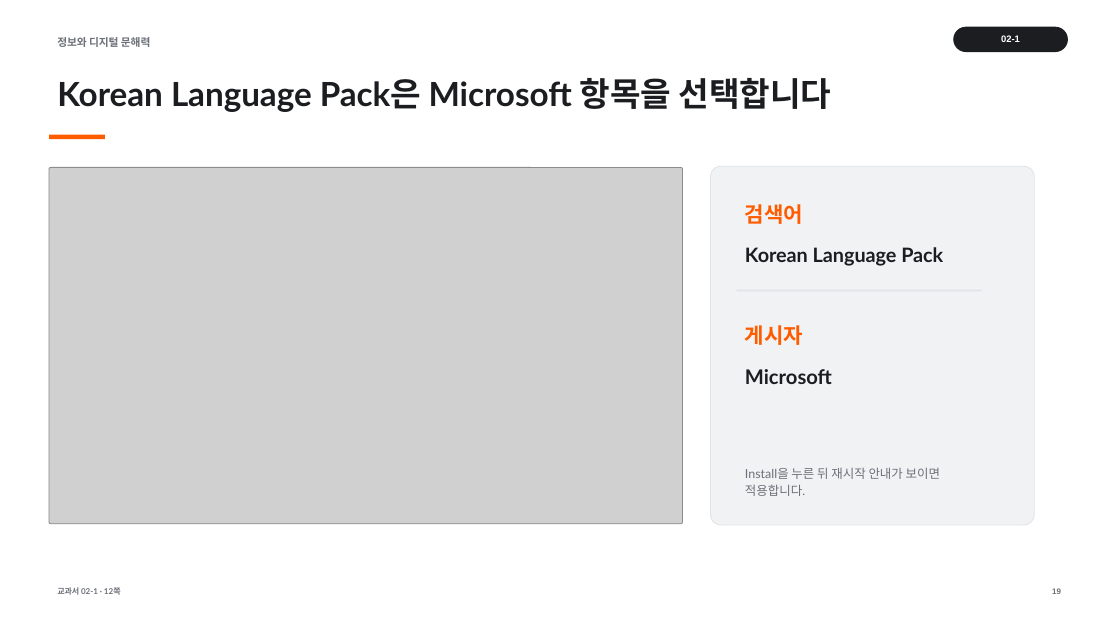
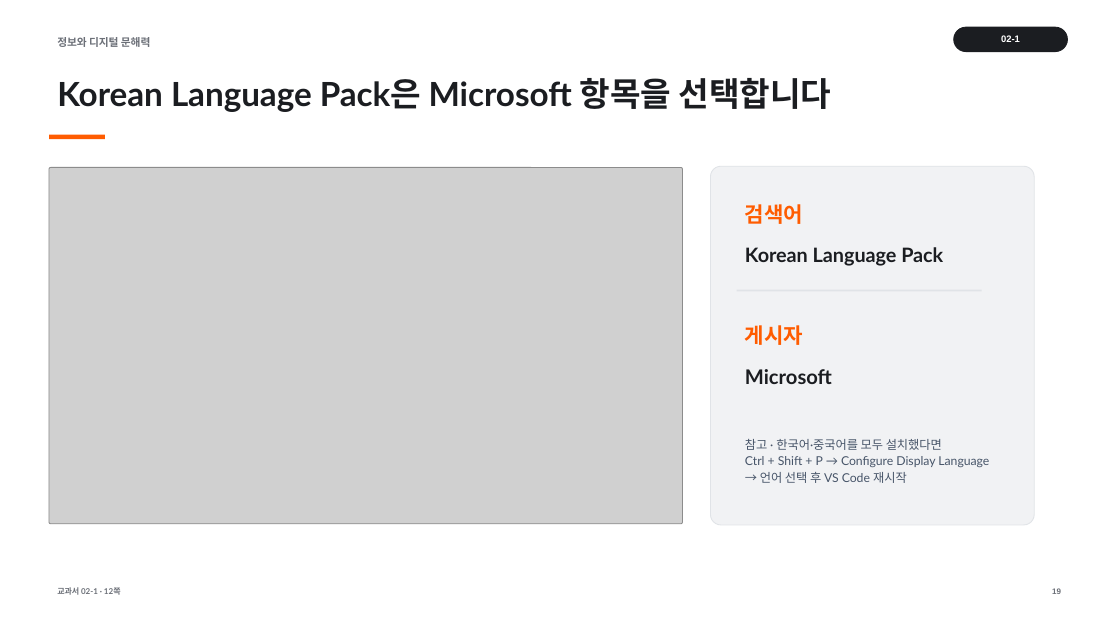
Before and after one commit to cozy819/2026-02__jdh, a slide deck: slide 19 of 02/ppt/02-1_개발_도구_설치와_확인_v1.pptx. Drawn at 1120x630 pixels with LibreOffice and Linux fonts; fonts in the diff are those of the drawing; grey boxes stand for pictures. Boxes give left, top, right and bottom in pixels: in the first picture for what was removed or moved away, otherwise in the second. Text is boxed around its words. In the diff, an @@ line names an element or a change of style, - is before the commit and + after.

```diff
--- a/02/ppt/02-1_개발_도구_설치와_확인_v1.pptx
+++ b/02/ppt/02-1_개발_도구_설치와_확인_v1.pptx
@@ text at (745, 439, 989, 483): text changed; size 10.7 to 10.5 pt; text colour #6C7078 to #475569 @@
-Install을 누른 뒤 재시작 안내가 보이면 적용합니다.
+참고 · 한국어·중국어를 모두 설치했다면
+Ctrl + Shift + P → Configure Display Language
+→ 언어 선택 후 VS Code 재시작
```
Also in this commit, not shown: 2 other slides changed, 12 other files.
